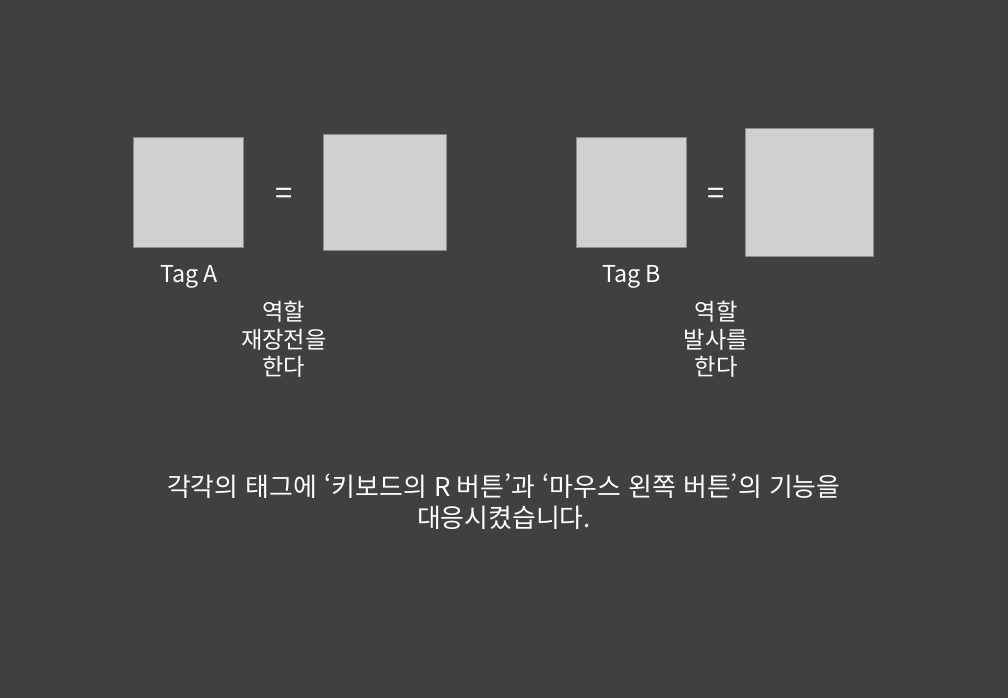
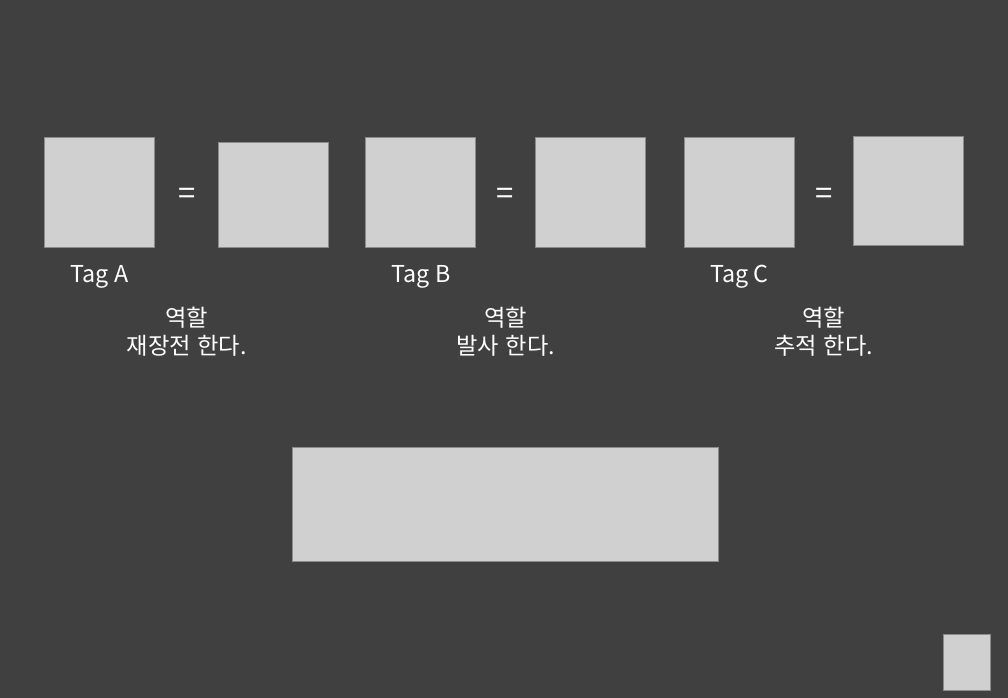
Before and after one commit to Hanghyeon/SQUARE, a slide deck: slide 11 of User_OtherFiles/포폴 발표 준비/2017_NCIA.pptx (slide 14 before the commit). Drawn at 1008x698 pixels with LibreOffice and Linux fonts; fonts in the diff are those of the drawing; grey boxes stand for pictures. Boxes give left, top, right and bottom in pixels: in the first picture for what was removed or moved away, otherwise in the second. Text is boxed around its words. In the diff, an @@ line names an element or a change of style, - is before the commit and + after.

```diff
--- a/User_OtherFiles/포폴 발표 준비/2017_NCIA.pptx
+++ b/User_OtherFiles/포폴 발표 준비/2017_NCIA.pptx
@@ picture: place and size @@
-picture at (134, 138, 244, 248)
+picture at (45, 138, 155, 248)
@@ picture removed at (324, 135, 446, 250) @@
@@ picture removed at (746, 128, 875, 257) @@
@@ group added at (219, 136, 963, 356): 4 pictures, 3 texts @@
+역할
+추적 한다.
+=
+Tag C
@@ text "=": place and size @@
-text "=" at (265, 169, 303, 216)
+text "=" at (168, 169, 206, 216)
@@ 2 texts, 1 picture: place and size @@
-2 texts, 1 picture at (577, 138, 735, 288)
+2 texts, 1 picture at (366, 138, 525, 288)
@@ text "Tag A": place and size @@
-text "Tag A" at (160, 265, 218, 288)
+text "Tag A" at (71, 265, 128, 288)
@@ text "역할": place and size @@
-text "역할" at (241, 300, 327, 377)
+text "역할" at (127, 306, 246, 356)
@@ text "역할": place and size @@
-text "역할" at (684, 300, 748, 377)
+text "역할" at (456, 306, 555, 356)
@@ text at (127, 334, 246, 356): text changed @@
-재장전을 한다
+재장전 한다.
@@ text at (456, 334, 555, 356): text changed @@
-발사를 한다
+발사 한다.
@@ picture added at (292, 447, 719, 561) @@
@@ text removed at (167, 473, 840, 529) @@
-각각의 태그에 ‘키보드의 R 버튼’과 ‘마우스 왼쪽 버튼’의 기능을 대응시켰습니다.
@@ picture added at (944, 635, 990, 691) @@
```
Also in this commit, not shown: 11 other slides changed, 2 slides added, 10 slides removed, 1 other file.
